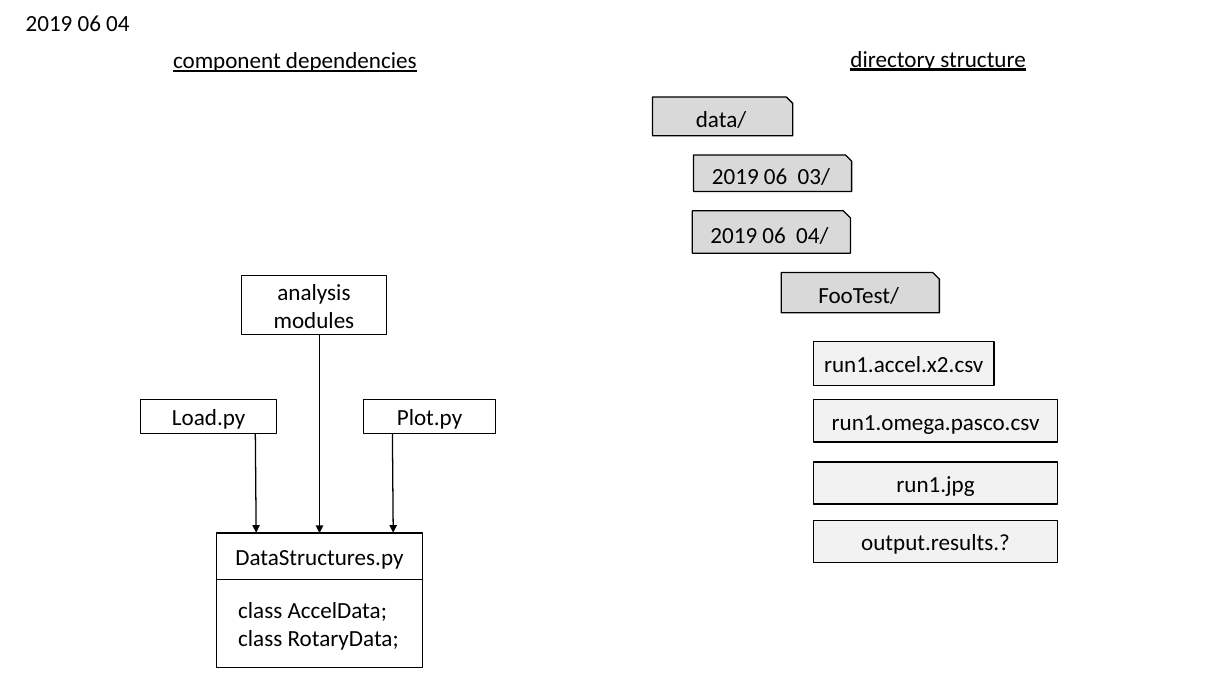
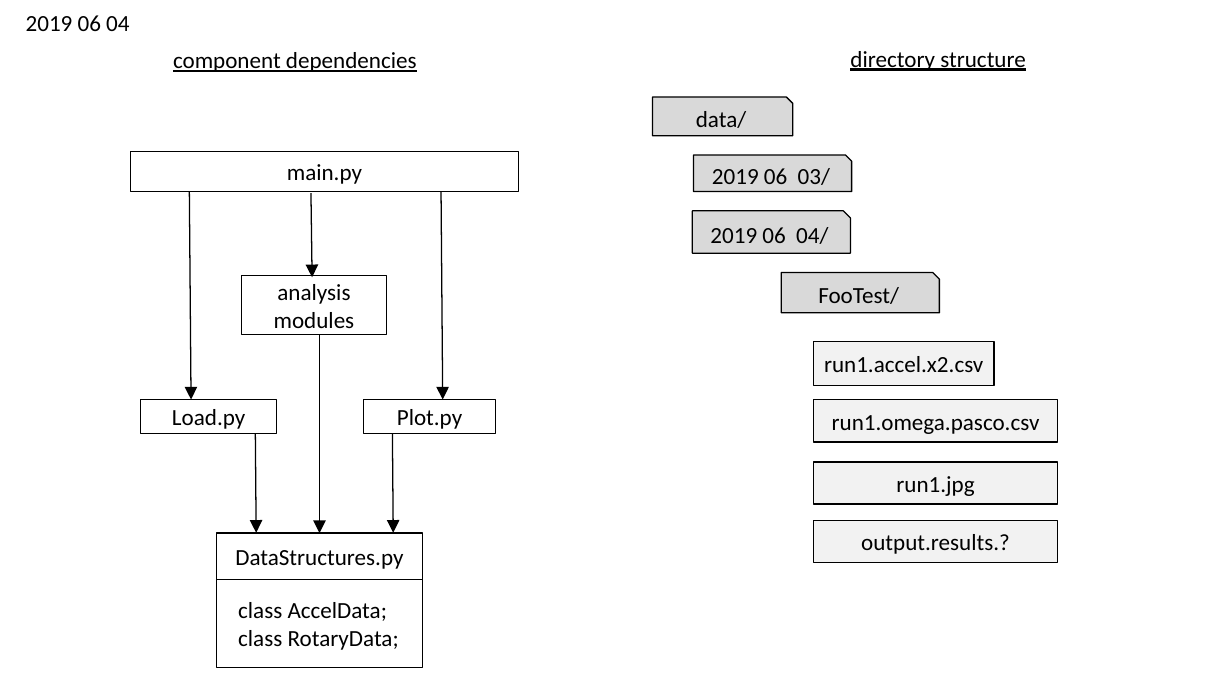
Before and after one commit to zasshuwu/duplicated_accelcamp, a slide deck: slide 1 of doc/architecture.pptx. Drawn at 1232x693 pixels with LibreOffice and Linux fonts; fonts in the diff are those of the drawing. Boxes give left, top, right and bottom in pixels: in the first picture for what was removed or moved away, otherwise in the second. Text is boxed around its words. In the diff, an @@ line names an element or a change of style, - is before the commit and + after.

```diff
--- a/doc/architecture.pptx
+++ b/doc/architecture.pptx
@@ rectangle added at bbox=[130, 152, 518, 191], outline #000000 1 pt, 18 pt, text #000000 @@
+main.py
@@ arrow added from (189, 191) to (191, 399), #000000 1 pt @@
@@ arrow added from (311, 193) to (312, 277), #000000 1 pt @@
@@ arrow added from (441, 191) to (443, 399), #000000 1 pt @@
```
